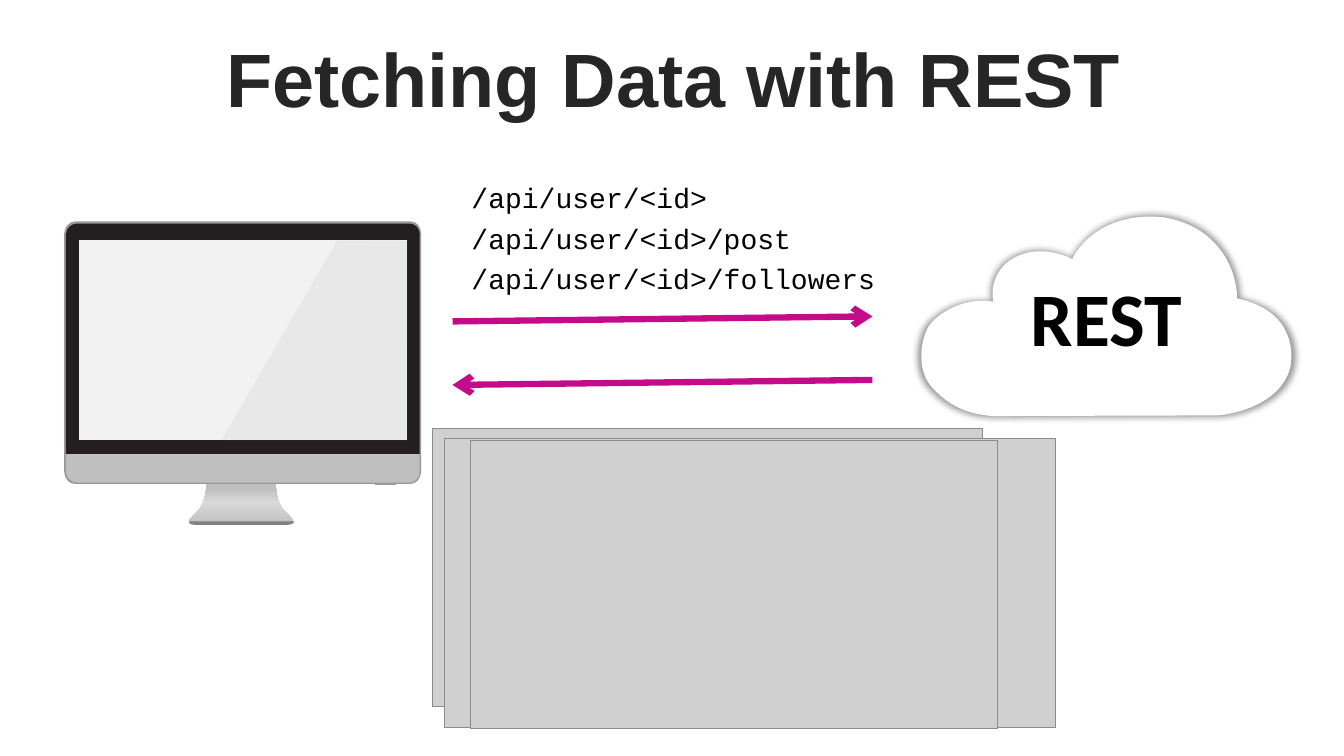
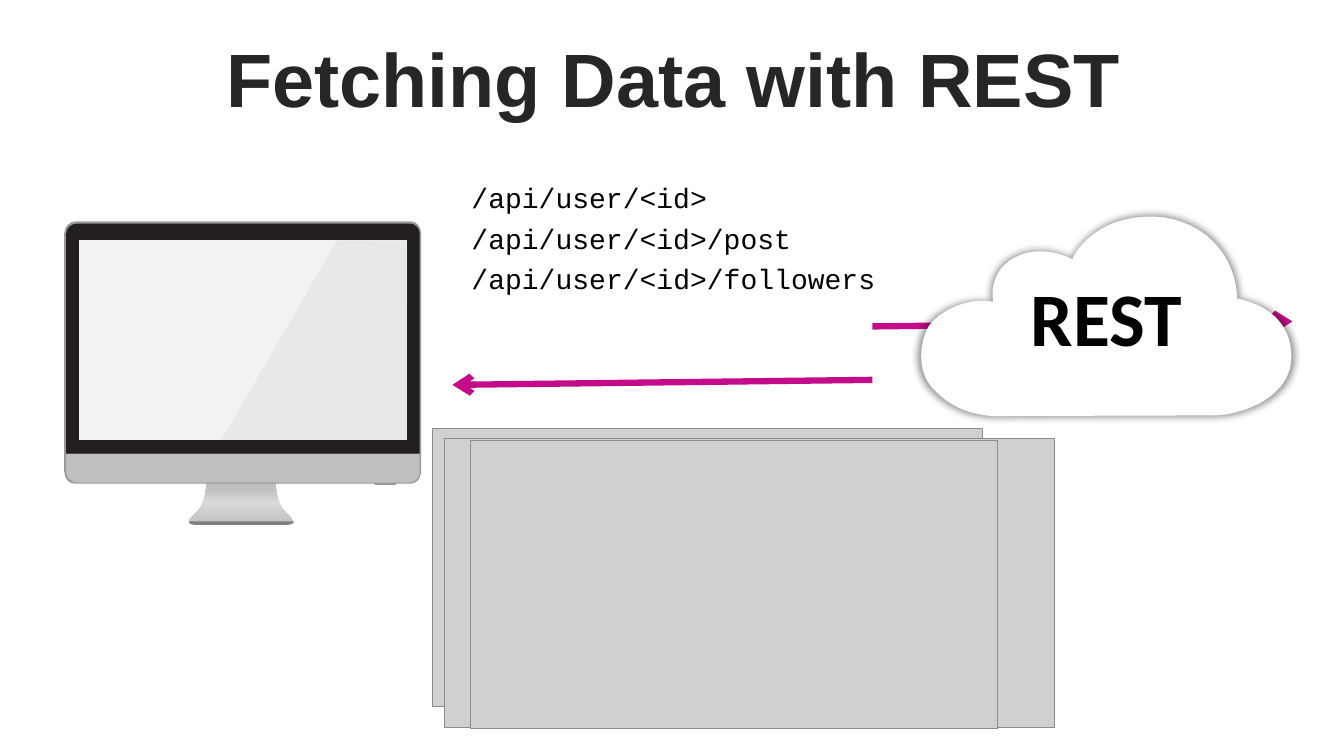
Before and after one commit to thanhlongvl/sportdemo, a slide deck: slide 8 of thuyettrinhgfinal_1.pptx. Drawn at 1344x756 pixels with LibreOffice and Linux fonts; fonts in the diff are those of the drawing; grey boxes stand for pictures. Boxes give left, top, right and bottom in pixels: in the first picture for what was removed or moved away, otherwise in the second. Text is boxed around its words. In the diff, an @@ line names an element or a change of style, - is before the commit and + after.

```diff
--- a/thuyettrinhgfinal_1.pptx
+++ b/thuyettrinhgfinal_1.pptx
@@ outline redrawn in 3 elements at (x1=922, y1=217, x2=1292, y2=416), (x1=188, y1=482, x2=294, y2=525), (x1=63, y1=220, x2=422, y2=485) @@
@@ freeform shape removed at (x1=453, y1=317, x2=873, y2=322) @@
@@ freeform shape added at (x1=873, y1=322, x2=1294, y2=327), outline #C40C8B 4.51 pt @@
```
Also in this commit, not shown: 24 other slides changed, 1 slide added, 2 other files.
